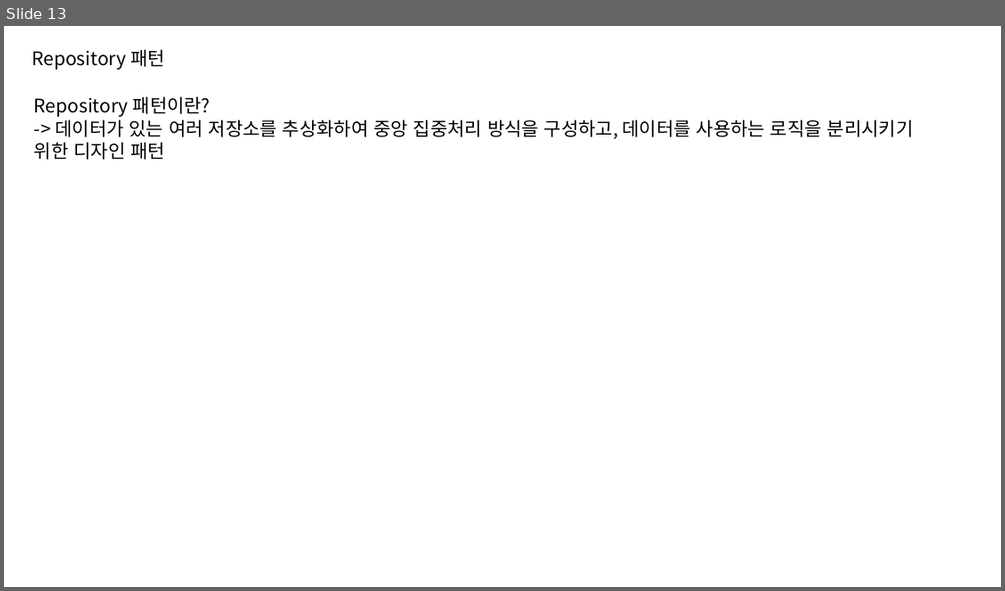
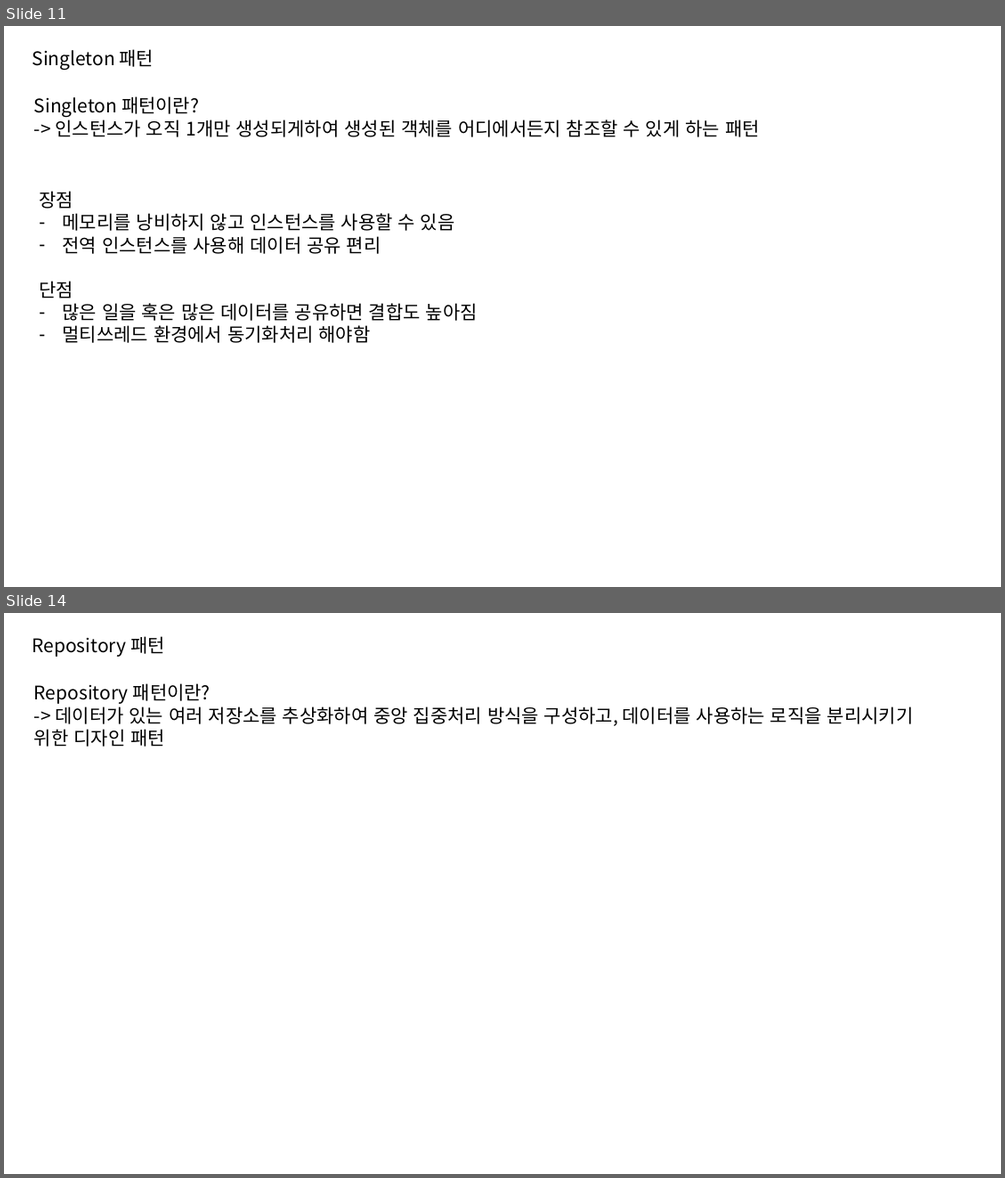
Before and after one commit to OneLine-IF/Class, a slide deck: 디자인 패턴/디자인 패턴.pptx. Shown one above the other, each under a label of ours: slide 13 before the commit, slides 11 and 14 after it; the slides between them are not shown. The pictures are 1005x591 and 1005x1178 pixels, drawn with LibreOffice and Linux fonts; fonts in the diff are those of the drawing. Boxes give left, top, right and bottom in pixels: in the first picture for what was removed or moved away, otherwise in the second. Text is boxed around its words. In the diff, an @@ line names an element or a change of style, - is before the commit and + after.

Commit message:
디자인 패턴 완성본

```diff
--- a/디자인 패턴/디자인 패턴.pptx
+++ b/디자인 패턴/디자인 패턴.pptx
@@ slide 11 added at bbox=[4, 26, 1001, 587], background #FFFFFF @@
@@ text added at bbox=[32, 49, 154, 70], 18 pt, text #000000 @@
+Singleton 패턴
@@ text added at bbox=[34, 96, 760, 137], 18 pt, text #000000 @@
+Singleton 패턴이란?
+-> 인스턴스가 오직 1개만 생성되게하여 생성된 객체를 어디에서든지 참조할 수 있게 하는 패턴
@@ text added at bbox=[39, 191, 477, 343], 18 pt, text #000000 @@
+장점
+– 메모리를 낭비하지 않고 인스턴스를 사용할 수 있음
+– 전역 인스턴스를 사용해 데이터 공유 편리
+단점
+– 많은 일을 혹은 많은 데이터를 공유하면 결합도 높아짐
+– 멀티쓰레드 환경에서 동기화처리 해야함
@@ what was slide 13 is now slide 14 @@
```
Also in this commit, not shown: 2 slides changed, 1 other slide added, 46 other files.
